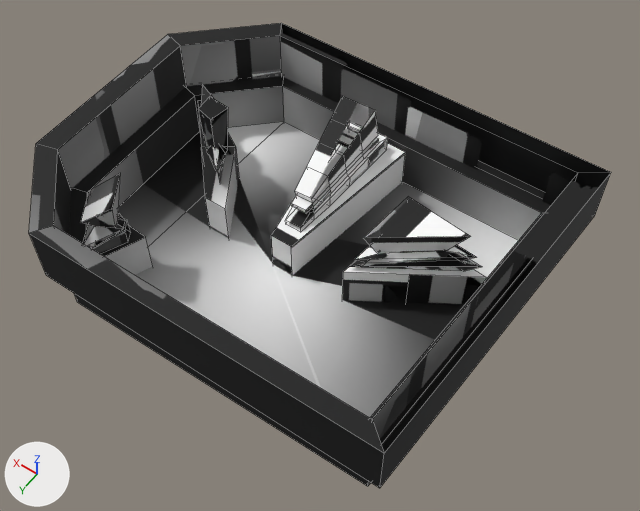
What one commit did to the FBX model Levels/level2_4/level2_4.fbx.
The view is the same before and after, from a 50 mm camera at (-14.1, 17.8, 29.0) aimed at (-1.6, 0.3, 1.5). Lighting does not change. The marker at lower left points along +X, +Y and +Z. Mesh edges are drawn as thin lines. Where no turn or scale is listed for an object, it has been applied to the vertices. Vertices at the same position are counted once.

The first picture shows '2-4_floor', '2-4_lower_wall', '2-4_pillar_blue', '2-4_pillar_blue_top', '2-4_pillar_magenta', '2-4_pillar_magenta_top', '2-4_pillar_red', '2-4_pillar_red_top', '2-4_pillar_yellow', '2-4_pillar_yellow_top', '2-4_upper_wall'.
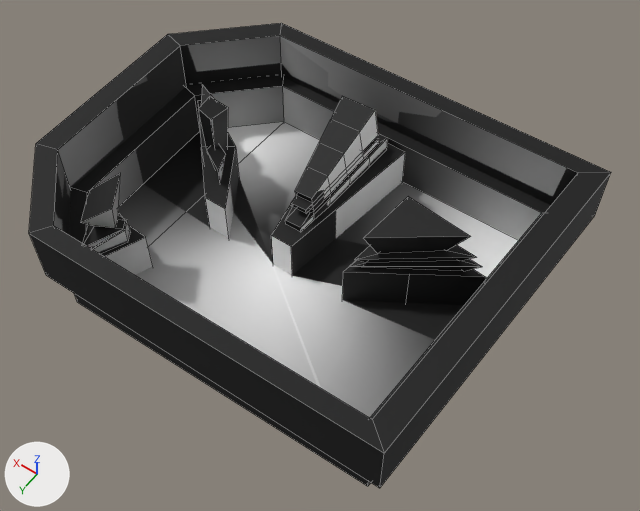
Where the newer file only moved an object's origin or applied its transform, the numbers keep the older frame.

What changed in the scene script:
```text
Change me_cube_006:
    where me_cube_006.from_pydata(...)  # 24 vertices, 24 faces; spans x -9.6..9.5, y -7.4..7.4, z -1.3..1.3
    used by ob_2_4_upper_wall; location = (0.0, 0.0, 3.29)
    me_cube_006 part 3: texture (UV) coordinates of 24 of 24 faces, centred in x -9.2..9.3, y -7.3..7.3, z -1.3..1.3, changed; they spanned u 0.01..1.0, v 0.0..0.99 and now span u 0.0..1.0, v 0.0..1.0
Change me_cube_004:
    where me_cube_004.from_pydata(...)  # 8 vertices, 6 faces; spans x -3.0..1.55, y -1.18..2.19, z -1.0..1.0
    used by ob_2_4_pillar_yellow; location = (-4.54, -1.45, 0.99)
    me_cube_004 part 1: texture (UV) coordinates of 6 of 6 faces, centred in x -1.79..1.28, y -0.95..1.51, z -1.0..1.0, changed; they spanned u 0.0..1.0, v 0.0..1.0 and now span u 0.0..1.0, v 0.0..1.0
Change me_cube_009:
    where me_cube_009.from_pydata(...)  # 70 vertices, 68 faces; spans x -0.77..1.11, y -3.39..2.45, z -0.31..2.62
    used by ob_2_4_pillar_red_top; location = (-0.01, -2.33, 2.25)
    me_cube_009 part 4: texture (UV) coordinates of 68 of 68 faces, centred in x -0.75..1.01, y -3.35..2.43, z -0.31..2.4, changed; they spanned u 0.01..0.94, v 0.01..1.0 and now span u 0.0..1.0, v 0.0..1.0
Change me_cube_002:
    where me_cube_002.from_pydata(...)  # 12 vertices, 10 faces; spans x -2.33..2.74, y -2.31..2.28, z -1.0..1.0
    used by ob_2_4_pillar_magenta; location = (4.98, -1.37, 0.99)
    me_cube_002 part 6: texture (UV) coordinates of 10 of 10 faces, centred in x -1.8..2.56, y -2.13..2.28, z -1.0..1.0, changed; they spanned u 0.0..1.0, v 0.0..1.0 and now span u 0.0..1.0, v 0.0..1.0
Change me_mesh:
    where me_mesh.from_pydata(...)  # 24 vertices, 18 faces; spans x -1.35..2.46, y -2.15..1.38, z 1.33..4.31
    used by ob_2_4_pillar_magenta_top; location = (4.6, -0.97, 0.58)
    me_mesh part 8: its shading normals changed
    me_mesh part 9: texture (UV) coordinates of 18 of 18 faces, centred in x -0.83..1.89, y -1.75..0.82, z 1.33..3.77, changed; they spanned u 0.0..1.0, v 0.0..1.0 and now span u 0.0..1.0, v 0.0..1.0
Change me_cube_001:
    where me_cube_001.from_pydata(...)  # 8 vertices, 6 faces; spans x -1.48..1.8, y -3.36..3.58, z -1.0..1.0
    used by ob_2_4_pillar_red; location = (-0.05, -2.66, 0.99)
    me_cube_001 part 2: texture (UV) coordinates of 6 of 6 faces, centred in x -1.04..1.08, y -3.35..3.58, z -1.0..1.0, changed; they spanned u 0.0..1.0, v 0.0..1.0 and now span u 0.0..1.0, v 0.0..1.0
Change me_mesh_002:
    where me_mesh_002.from_pydata(...)  # 18 vertices, 17 faces; spans x -3.09..1.1, y -1.52..1.59, z -0.22..1.87
    used by ob_2_4_pillar_yellow_top; location = (-4.22, -1.04, 2.21)
    me_mesh_002 part 5: 17 kept faces spanning x -3.09..1.1, y -1.52..1.59, z -0.22..1.87 get new texture (UV) coordinates
Change me_mesh_001:
    where me_mesh_001.from_pydata(...)  # 24 vertices, 22 faces; spans x -1.09..1.38, y -1.14..1.55, z -0.22..2.47
    used by ob_2_4_pillar_blue_top; location = (5.45, 4.58, 2.16)
    me_mesh_001 part 7: texture (UV) coordinates of 22 of 22 faces, centred in x -0.64..0.59, y -0.66..0.55, z -0.22..2.0, changed; they spanned u 0.01..1.0, v 0.0..0.99 and now span u 0.09..1.0, v 0.0..1.0
```

Boxes [x1, y1, x2, y2] around the edits, measured in the pictures (640 x 511 px):
part 1 of me_cube_004, surface changed (grey to black)
    before: [342, 252, 486, 305]
    after: [342, 267, 486, 305]
part 2 of me_cube_001, surface changed (grey to black)
    before: [271, 129, 405, 275]
    after: [271, 143, 405, 275]
part 3 of me_cube_006, surface changed
    both: [29, 23, 611, 488]
part 4 of me_cube_009, surface changed
    before: [286, 96, 388, 228]
    after: [285, 96, 388, 231]
part 5 of me_mesh_002, surface changed (white to black)
    both: [349, 198, 481, 271]
part 6 of me_cube_002, surface changed (grey to black)
    both: [198, 101, 239, 238]
part 7 of me_mesh_001, surface changed (grey to black)
    both: [81, 173, 130, 254]
part 9 of me_mesh, surface changed
    both: [198, 84, 228, 183]
